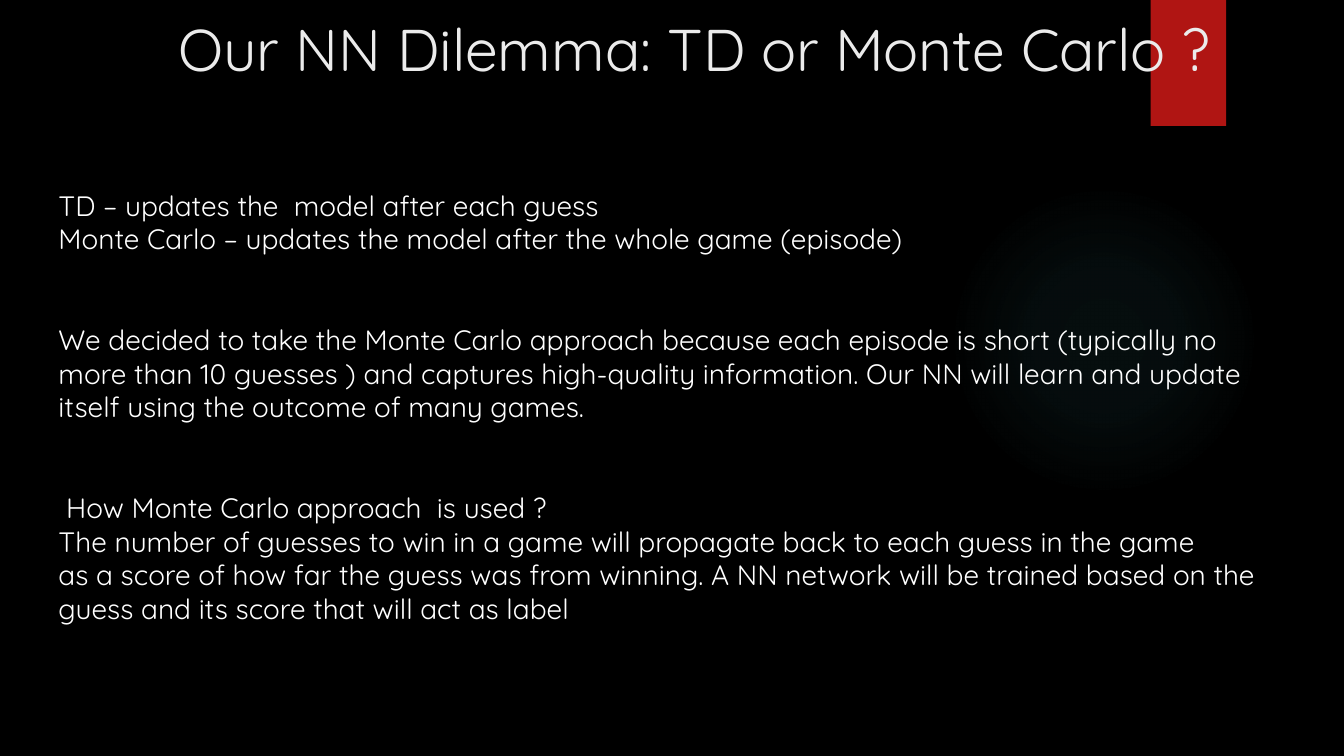
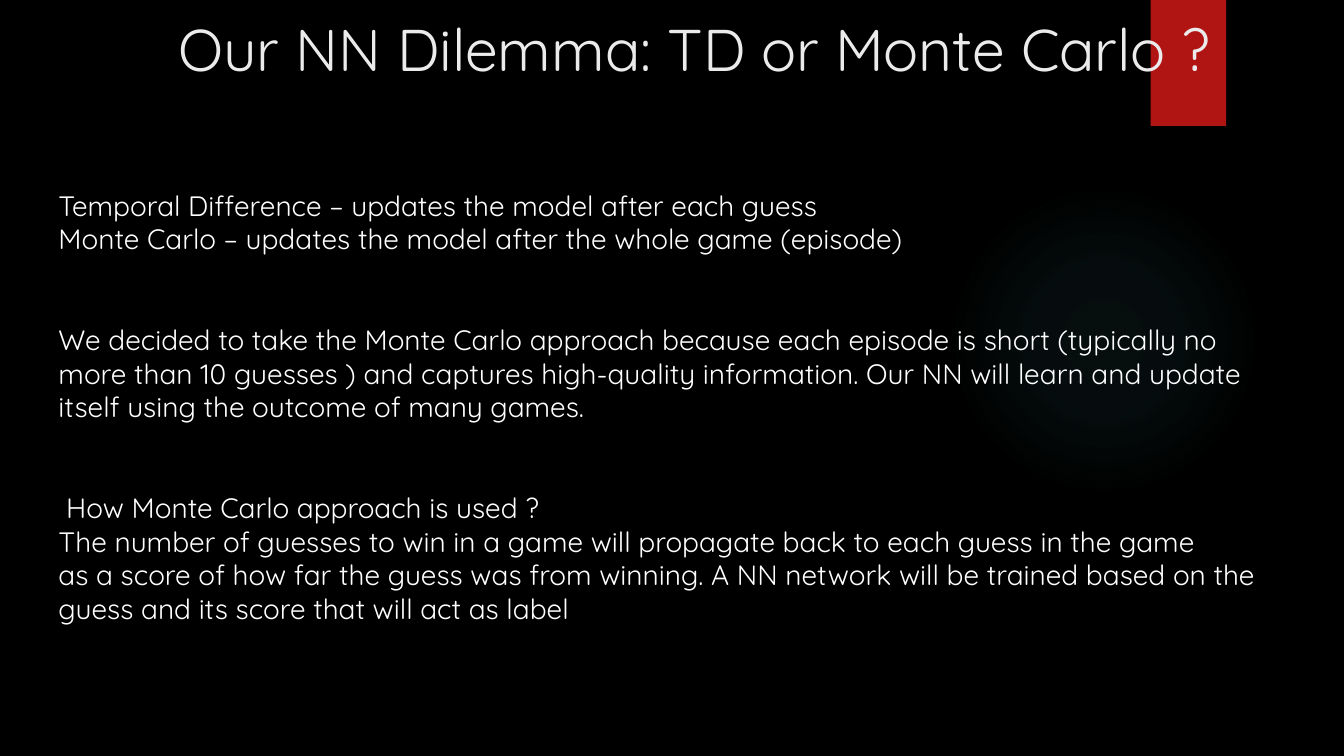
Before and after one commit to gilsh2/final_ai_project, a slide deck: slide 11 of ai_final_project_mastermind.pptx. Drawn at 1344x756 pixels with LibreOffice and Linux fonts; fonts in the diff are those of the drawing; background and template pictures are left out. Boxes give left, top, right and bottom in pixels: in the first picture for what was removed or moved away, otherwise in the second. Text is boxed around its words. In the diff, an @@ line names an element or a change of style, - is before the commit and + after.

```diff
--- a/ai_final_project_mastermind.pptx
+++ b/ai_final_project_mastermind.pptx
@@ text at [58,195,817,222]: text changed @@
-TD – updates the model after each guess
+Temporal Difference – updates the model after each guess
```
Also in this commit, not shown: 7 other slides changed.
